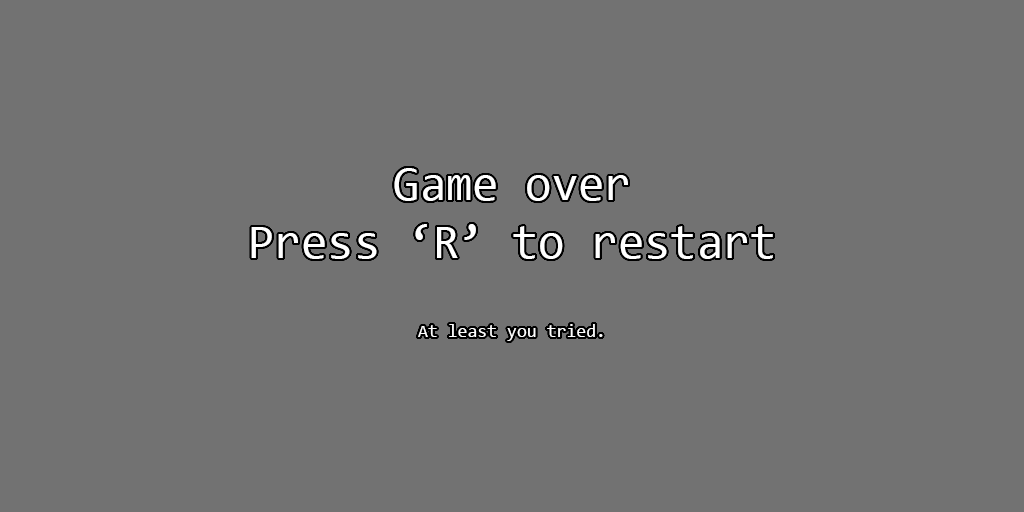
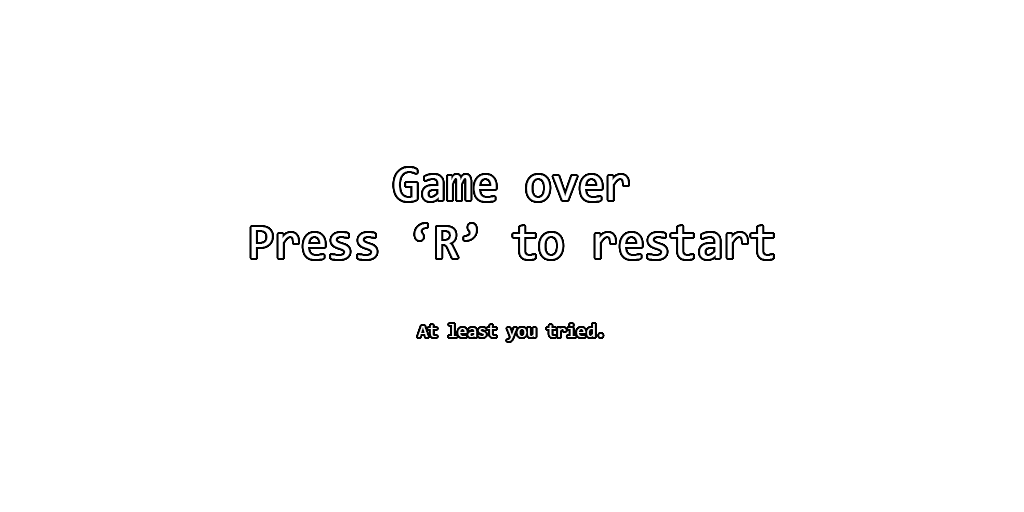
Revision of a layered 1024px x 512px image; what changed, layer by layer:
hid "Background" over [left=0, top=0, right=1024, bottom=512]
